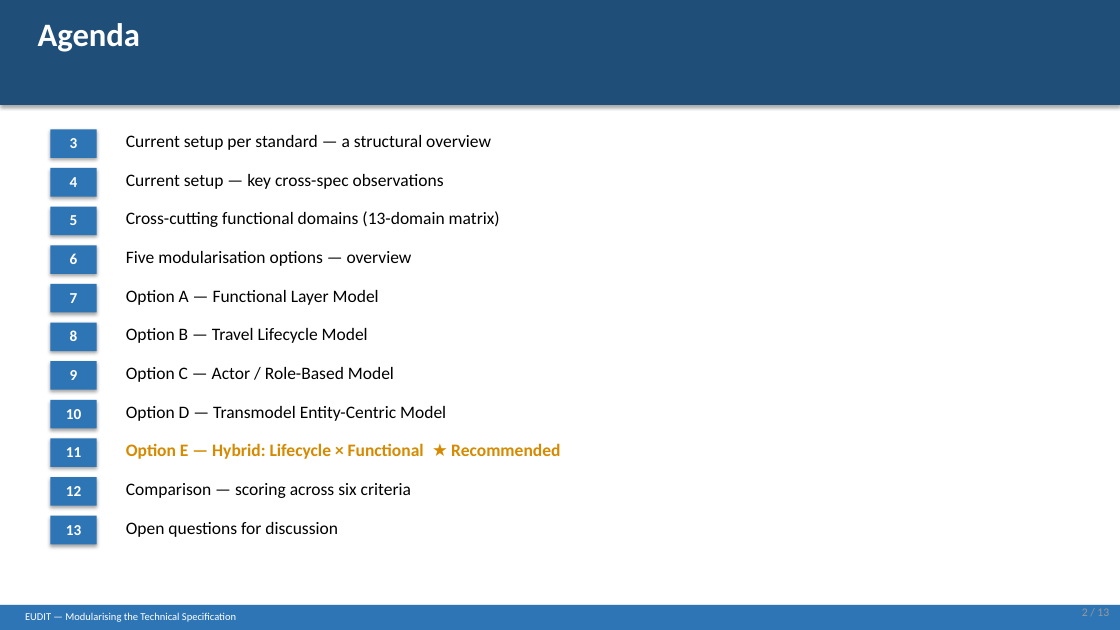
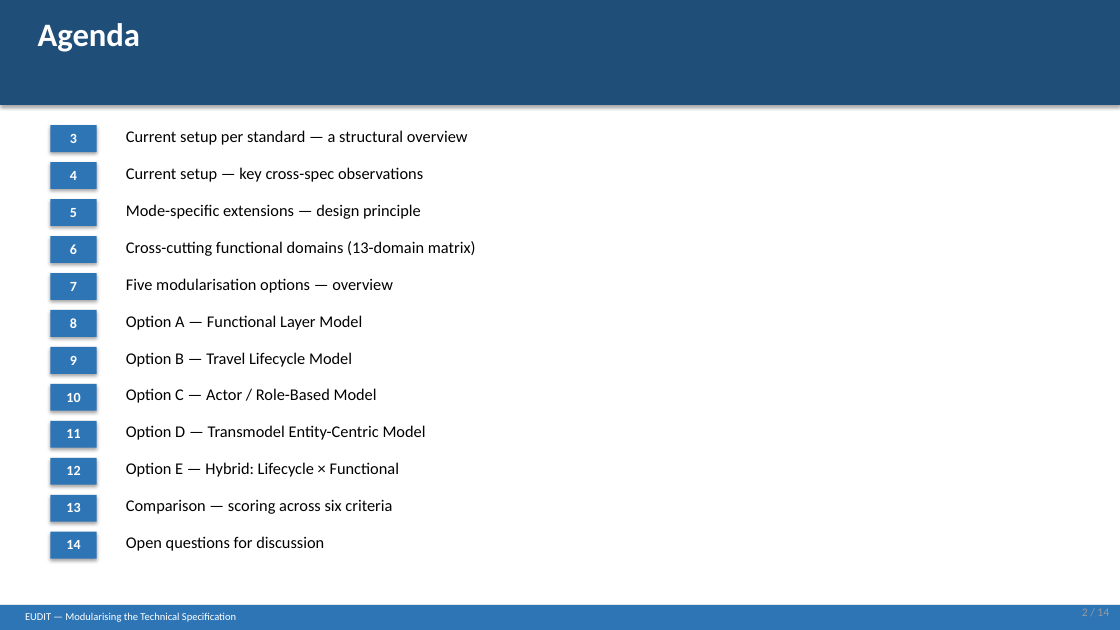
Before and after one commit to TransmodelEcosystem/EUDIT, a slide deck: slide 2 of wiki/modularization/modularization-options.pptx. Drawn at 1120x630 pixels with LibreOffice and Linux fonts; fonts in the diff are those of the drawing. Boxes give left, top, right and bottom in pixels: in the first picture for what was removed or moved away, otherwise in the second. Text is boxed around its words. In the diff, an @@ line names an element or a change of style, - is before the commit and + after.

Commit message:
Revise slide deck: add mode-specific extensions slide and diagrams, remove recommendation

```diff
--- a/wiki/modularization/modularization-options.pptx
+++ b/wiki/modularization/modularization-options.pptx
@@ rectangle: place and size @@
-rectangle at [50, 129, 97, 158]
+rectangle at [50, 125, 97, 152]
@@ rectangle: place and size @@
-rectangle at [50, 168, 97, 197]
+rectangle at [50, 162, 97, 189]
@@ text added at [126, 204, 421, 219], 14 pt, text #000000 @@
+Mode-specific extensions — design principle
@@ size 15 to 14 pt in 10 elements at [126, 130, 468, 145], [126, 167, 423, 182], [126, 536, 324, 551], [126, 499, 392, 514], [126, 425, 426, 440], [126, 388, 377, 403], [126, 352, 352, 367], [126, 315, 362, 330], [126, 278, 393, 293], [126, 241, 476, 256] @@
@@ text "Cross-cutting functional domains (13-domain matrix)": place and size @@
-text "Cross-cutting functional domains (13-domain matrix)" at [126, 211, 500, 227]
+text "Cross-cutting functional domains (13-domain matrix)" at [126, 241, 476, 256]
@@ 3 texts, 3 rectangles: place and size @@
-3 texts, 3 rectangles at [50, 207, 97, 313]
+3 texts, 3 rectangles at [50, 199, 97, 300]
@@ text "Five modularisation options — overview": place and size @@
-text "Five modularisation options — overview" at [126, 251, 412, 266]
+text "Five modularisation options — overview" at [126, 278, 393, 293]
@@ 3 texts: place and size @@
-3 texts at [126, 290, 394, 382]
+3 texts at [126, 315, 377, 403]
@@ 3 texts, 3 rectangles: place and size @@
-3 texts, 3 rectangles at [50, 323, 97, 429]
+3 texts, 3 rectangles at [50, 310, 97, 411]
@@ text "Option D — Transmodel Entity-Centric ...": place and size @@
-text "Option D — Transmodel Entity-Centric ..." at [126, 406, 446, 421]
+text "Option D — Transmodel Entity-Centric ..." at [126, 425, 426, 440]
@@ text at [126, 462, 399, 477]: text changed; size 15 to 14 pt; text colour #D68A00 to #000000; bold off @@
-Option E — Hybrid: Lifecycle × Functional ★ Recommended
+Option E — Hybrid: Lifecycle × Functional
@@ size 13 to 12 pt in 11 elements at [70, 134, 77, 143], [70, 171, 77, 180], [70, 208, 77, 217], [70, 244, 77, 254], [70, 282, 77, 291], [70, 318, 77, 328], [70, 356, 77, 365], [66, 393, 80, 402], [66, 429, 80, 438], [66, 466, 80, 475], [66, 503, 80, 512] @@
@@ 3 texts, 3 rectangles: place and size @@
-3 texts, 3 rectangles at [50, 439, 97, 544]
+3 texts, 3 rectangles at [50, 421, 97, 522]
@@ text "Comparison — scoring across six ...": place and size @@
-text "Comparison — scoring across six ..." at [126, 483, 411, 498]
+text "Comparison — scoring across six ..." at [126, 499, 392, 514]
@@ rectangle added at [50, 532, 97, 559], fill #2E75B6 @@
@@ text "Open questions for discussion": place and size @@
-text "Open questions for discussion" at [126, 522, 338, 537]
+text "Open questions for discussion" at [126, 536, 324, 551]
@@ text added at [66, 540, 80, 549], 12 pt, text #FFFFFF, bold @@
+14
@@ text at [1082, 608, 1109, 616]: text changed @@
-2 / 13
+2 / 14
```
Also in this commit, not shown: 12 other slides changed, 1 slide added.
